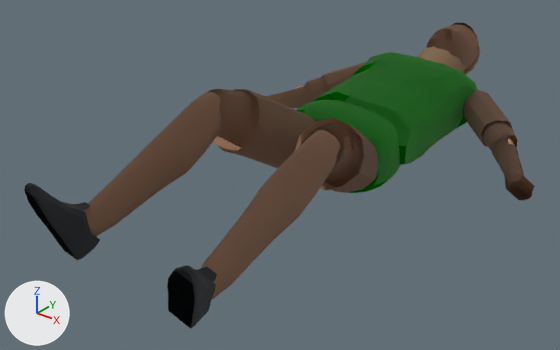
A saved change to the glTF model tools/gf_exporter/output/avatars/latin_american.glb.
Camera for both pictures: a 50 mm lens placed at (1.244, -1.794, 1.023), pointed at (-0.071, -0.15, 0.004). Every picture has the same lights, and +X, +Y and +Z are marked at lower left. The older version comes first. Where no turn or scale is listed for an object, it has been applied to the vertices. Vertices at exactly the same position are counted once.

Names of what the first picture shows: 'body', 'left_ankle', 'left_elbow', 'left_knee', 'left_shoulder', 'left_thigh', 'middle', 'neck', 'right_ankle', 'right_knee', 'right_shoulder', 'right_thigh' and 2 more.
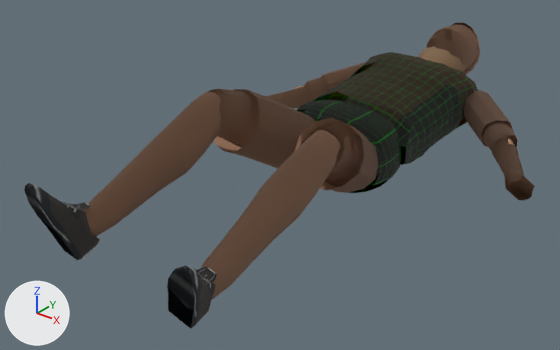
Where the change shows, as pixel boxes [x1, y1, x2, y2] in the pictures (560 x 350 px):
part 1 of me_mesh_body, surface changed (green to black): [297, 100, 401, 193] in both
part 2 of me_mesh_middle, surface changed: [314, 52, 478, 165] in both
part 3 of me_mesh_left_ankle, surface changed (lighter): [167, 265, 217, 319] in both

What changed in the scene script:
```text
Change me_mesh_body:
    where me_mesh_body.from_pydata(...)  # 256 vertices, 508 faces; spans x -0.191..0.189, y -0.057..0.226, z -0.124..0.116
    used by ob_body; location = (0.0, 0.0, 0.052)
    me_mesh_body part 1: 508 kept faces spanning x -0.191..0.189, y -0.057..0.226, z -0.124..0.116 get new texture (UV) coordinates
Change me_mesh_middle:
    where me_mesh_middle.from_pydata(...)  # 192 vertices, 380 faces; spans x -0.223..0.223, y -0.079..0.506, z -0.109..0.158
    used by ob_middle; location = (0.0, 0.145, 0.061)
    me_mesh_middle part 2: 380 kept faces spanning x -0.223..0.223, y -0.079..0.506, z -0.109..0.158 get new texture (UV) coordinates
Change me_mesh_left_ankle:
    where me_mesh_left_ankle.from_pydata(...)  # 72 vertices, 126 faces; spans x -0.066..0.082, y -0.144..-0.001, z -0.119..0.107
    used by ob_left_ankle; location = (0.195, -0.729, 0.059)
    me_mesh_left_ankle part 3: 126 kept faces spanning x -0.066..0.082, y -0.144..-0.001, z -0.119..0.107 get new texture (UV) coordinates
```
